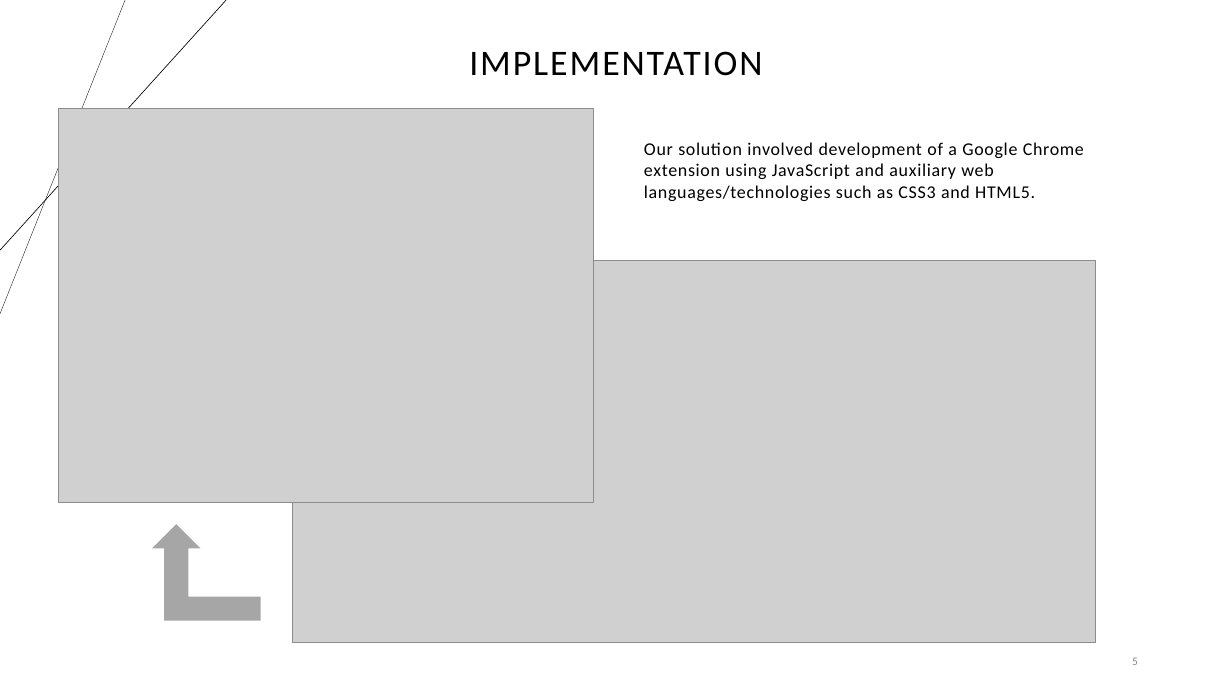
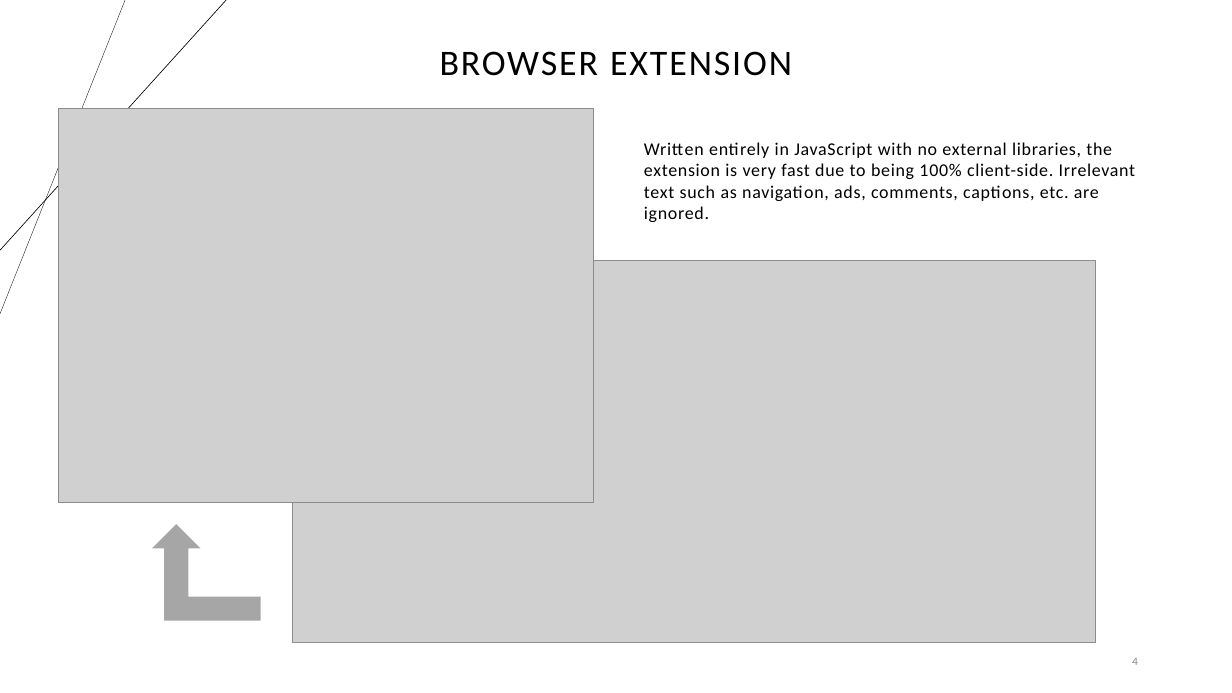
Before and after one commit to devinsburke/CourseProject, a slide deck: slide 4 of Presentation.pptx (slide 5 before the commit). Drawn at 1232x693 pixels with LibreOffice and Linux fonts; fonts in the diff are those of the drawing; grey boxes stand for pictures. Boxes give left, top, right and bottom in pixels: in the first picture for what was removed or moved away, otherwise in the second. Text is boxed around its words. In the diff, an @@ line names an element or a change of style, - is before the commit and + after.

```diff
--- a/Presentation.pptx
+++ b/Presentation.pptx
@@ title at [440, 51, 792, 76]: text changed @@
-IMPLEMENTATION
+BROWSER EXTENSION
@@ text at [644, 142, 1135, 222]: text changed @@
-Our solution involved development of a Google Chrome extension using JavaScript and auxiliary web languages/technologies such as CSS3 and HTML5.
+Written entirely in JavaScript with no external libraries, the extension is very fast due to being 100% client-side. Irrelevant text such as navigation, ads, comments, captions, etc. are ignored.
@@ page number at [1132, 658, 1138, 665]: text changed @@
-5
+4
```
Also in this commit, not shown: 4 other slides changed.
